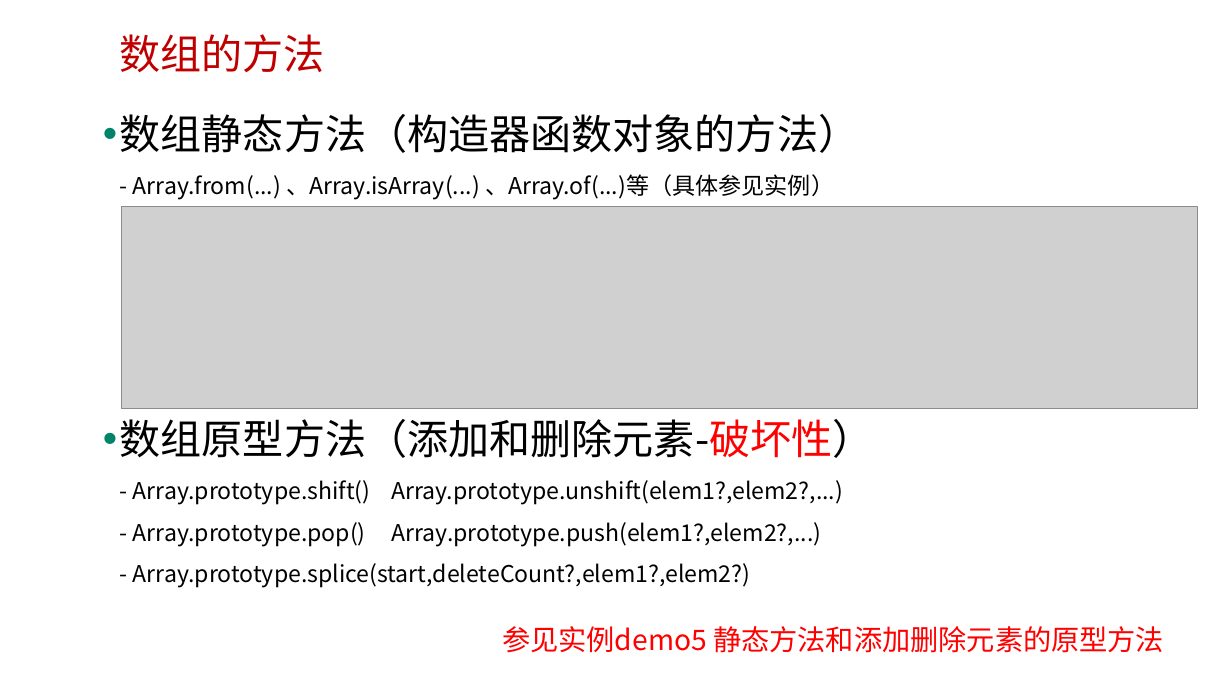
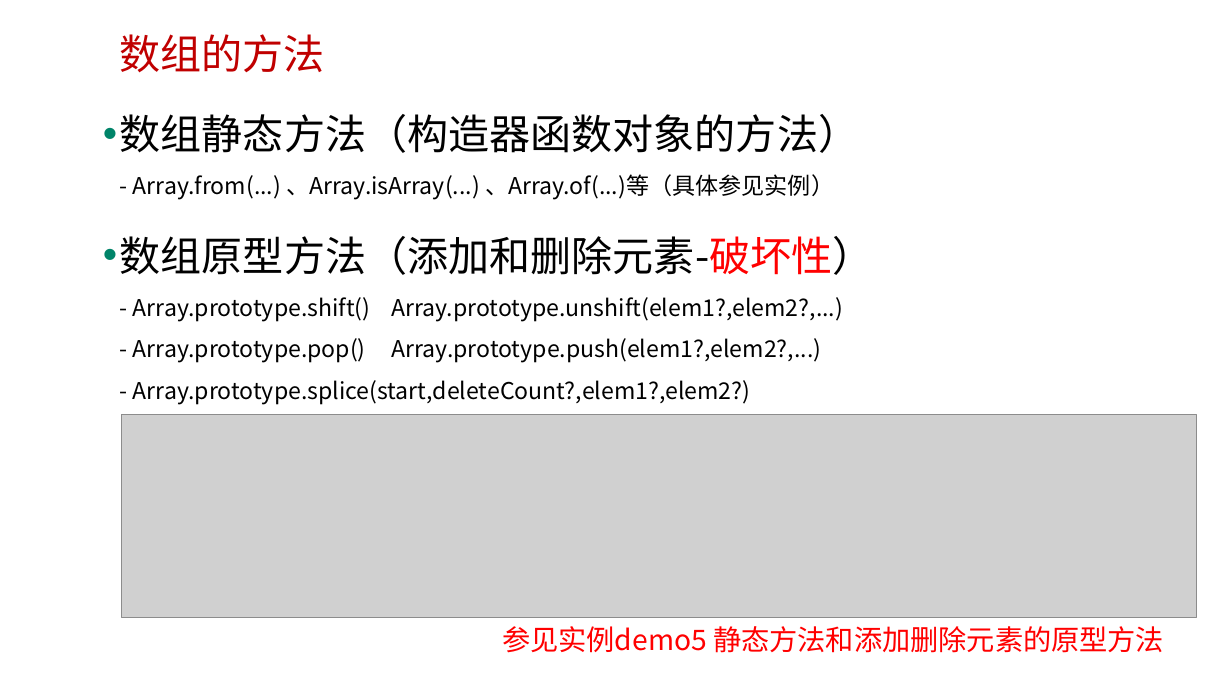
Before and after one commit to edu2act/course-javascript-advanced, a slide deck: slide 10 of 课程PPT/18.JS标准内置对象-构造器（Array）.pptx. Drawn at 1232x693 pixels with LibreOffice and Linux fonts; fonts in the diff are those of the drawing; grey boxes stand for pictures; background and template pictures are left out. Boxes give left, top, right and bottom in pixels: in the first picture for what was removed or moved away, otherwise in the second. Text is boxed around its words. In the diff, an @@ line names an element or a change of style, - is before the commit and + after.

Commit message:
modify

```diff
--- a/课程PPT/18.JS标准内置对象-构造器（Array）.pptx
+++ b/课程PPT/18.JS标准内置对象-构造器（Array）.pptx
@@ text "数组静态方法（构造器函数对象的方法） - Array.from(...) 、Array.isArray(...) 、Ar ..." rewrapped from (x1=120, y1=114, x2=874, y2=588) to (x1=120, y1=114, x2=874, y2=405) @@
@@ picture moved from (x1=122, y1=206, x2=1198, y2=409) to (x1=121, y1=414, x2=1197, y2=617) @@
```
